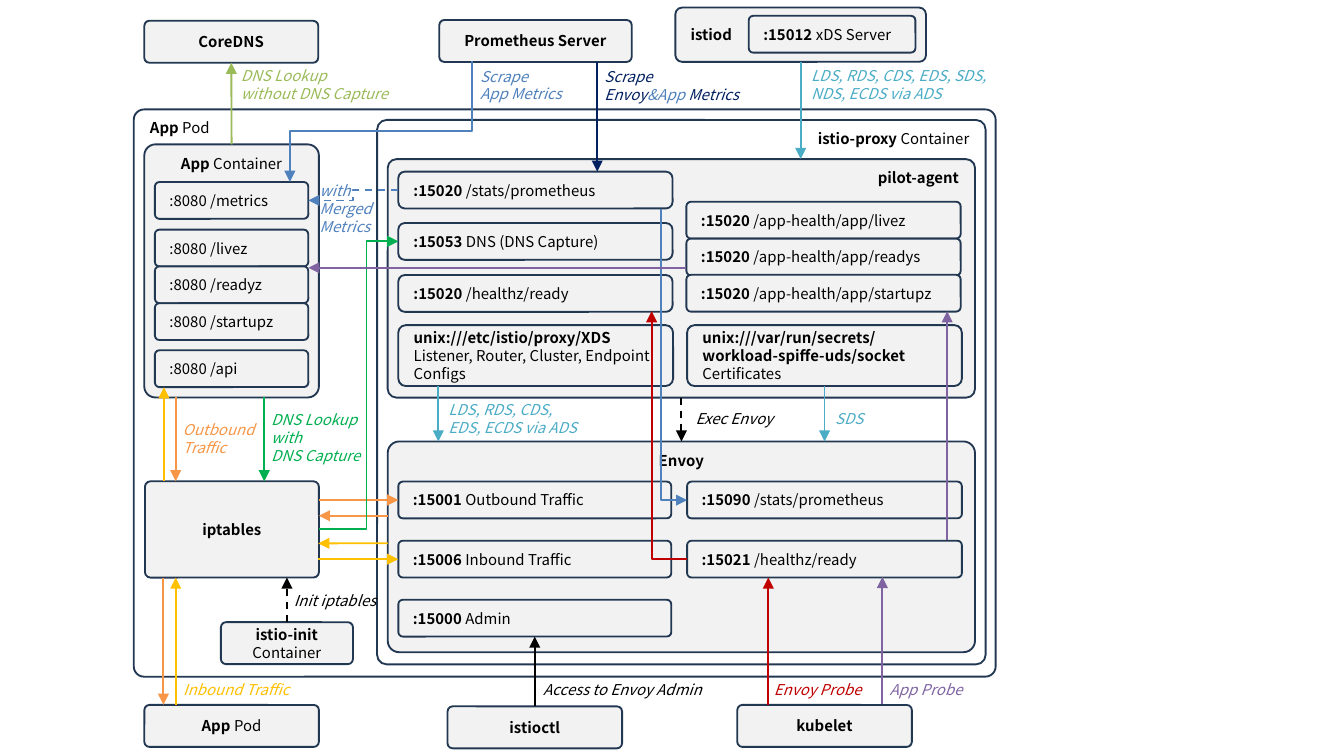
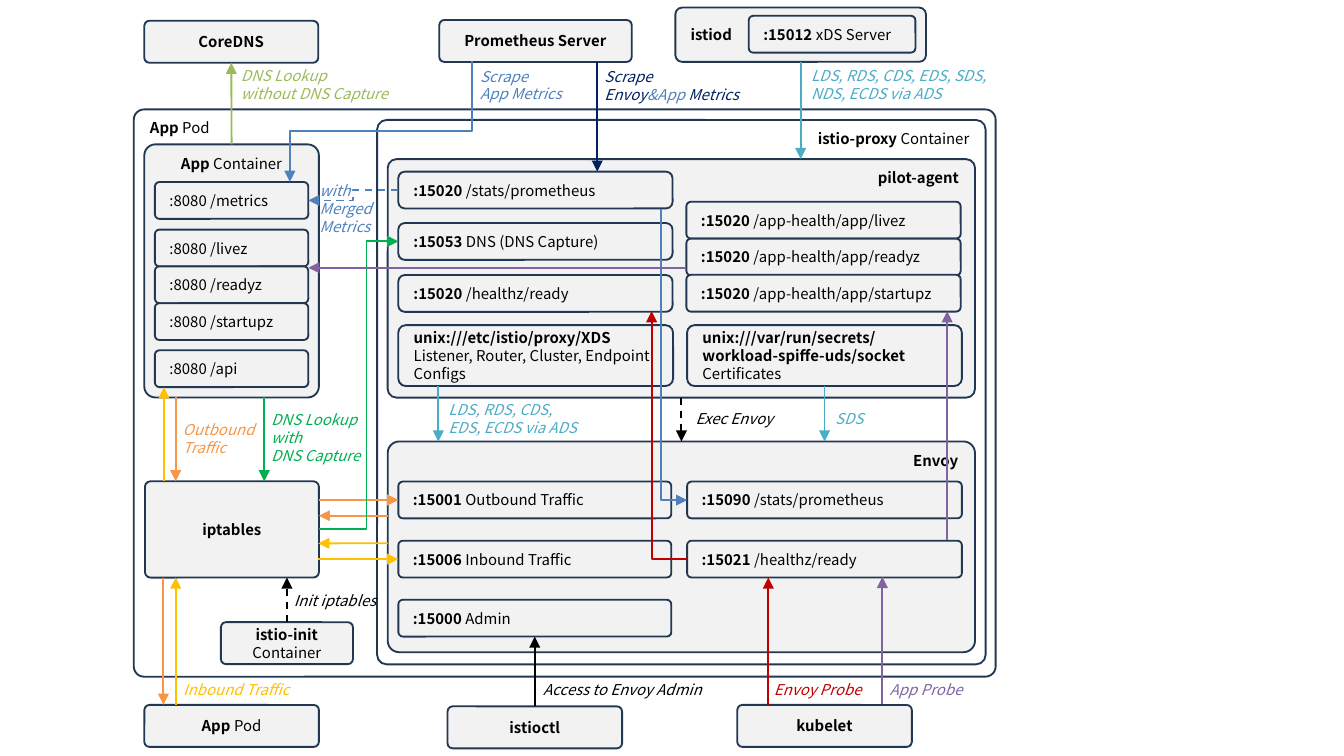
Before and after one commit to ssup2/blog-software, a slide deck: slide 5 of content/docs/theory-analysis/envoy-architecture-istio/images/images.pptx (slide 1 before the commit). Drawn at 1344x756 pixels with LibreOffice and Linux fonts; fonts in the diff are those of the drawing. Boxes give left, top, right and bottom in pixels: in the first picture for what was removed or moved away, otherwise in the second. Text is boxed around its words. In the diff, an @@ line names an element or a change of style, - is before the commit and + after.

```diff
--- a/content/docs/theory-analysis/envoy-architecture-istio/images/images.pptx
+++ b/content/docs/theory-analysis/envoy-architecture-istio/images/images.pptx
@@ text in rounded rectangle at (x1=701, y1=250, x2=920, y2=266): text changed @@
-:15020 /app-health/app/readys
+:15020 /app-health/app/readyz
@@ rounded rectangle "Envoy" at (x1=388, y1=441, x2=976, y2=652): alignment centre to right @@
```
Also in this commit, not shown: 3 slides added, 1 slide removed, 3 other files.
